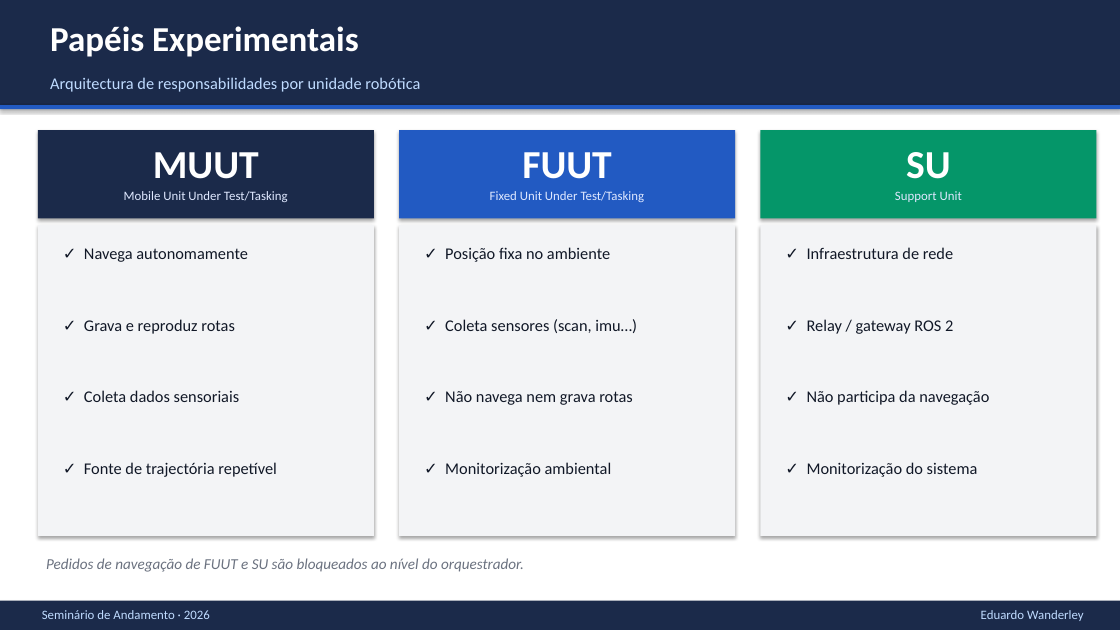
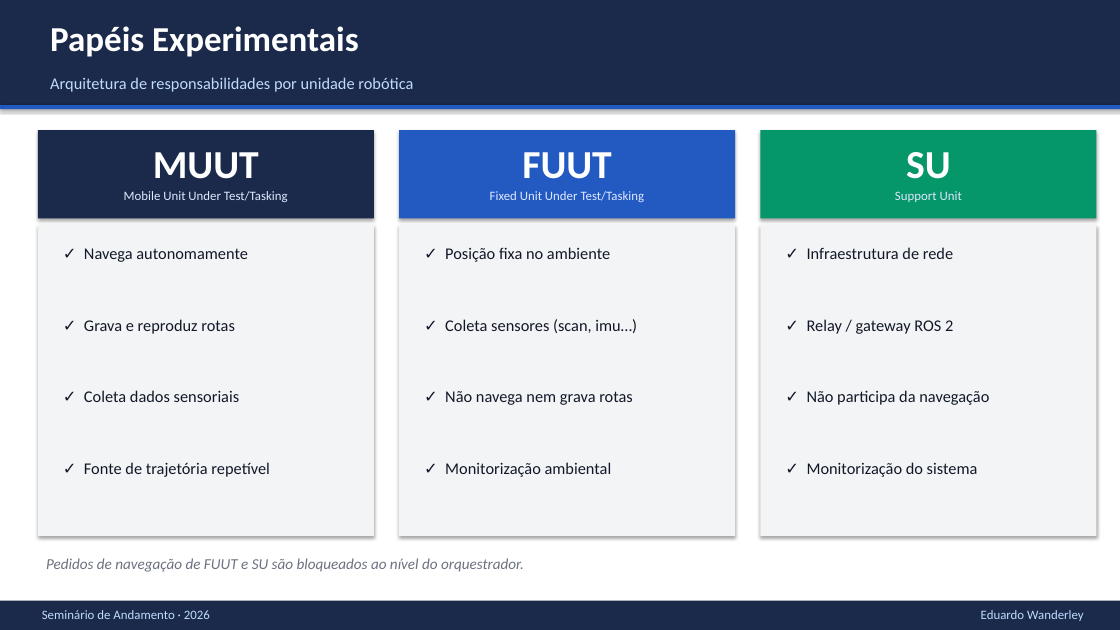
Before and after one commit to eduardowanderleyde/fleet-ui, a slide deck: slide 7 of disserta-apresenta/apresentacao_seminario.pptx. Drawn at 1120x630 pixels with LibreOffice and Linux fonts; fonts in the diff are those of the drawing. Boxes give left, top, right and bottom in pixels: in the first picture for what was removed or moved away, otherwise in the second. Text is boxed around its words. In the diff, an @@ line names an element or a change of style, - is before the commit and + after.

Commit message:
Fix European-Portuguese spellings in the seminar deck (PT-PT vs PT-BR)
"Objectivos", "Arquitectura", "directo", "actua" and "trajectória(s)" are
European Portuguese spelling — the dissertation itself and every other part
of this Brazilian (UFPE) presentation use the Brazilian forms without the
silent consonant. Fixed all 10 occurrences across the Agenda, Motivação,
Objetivos, Arquitetura, Papéis and Metodologia slides. Re-validated
(schema/relationships passed) and re-read the content to confirm zero
matches remain for any of the affected words.

```diff
--- a/disserta-apresenta/apresentacao_seminario.pptx
+++ b/disserta-apresenta/apresentacao_seminario.pptx
@@ text at (50,77,413,92): text changed @@
-Arquitectura de responsabilidades por unidade robótica
+Arquitetura de responsabilidades por unidade robótica
@@ text at (84,462,270,477): text changed @@
-✓ Fonte de trajectória repetível
+✓ Fonte de trajetória repetível
```
Also in this commit, not shown: 6 other slides changed.
